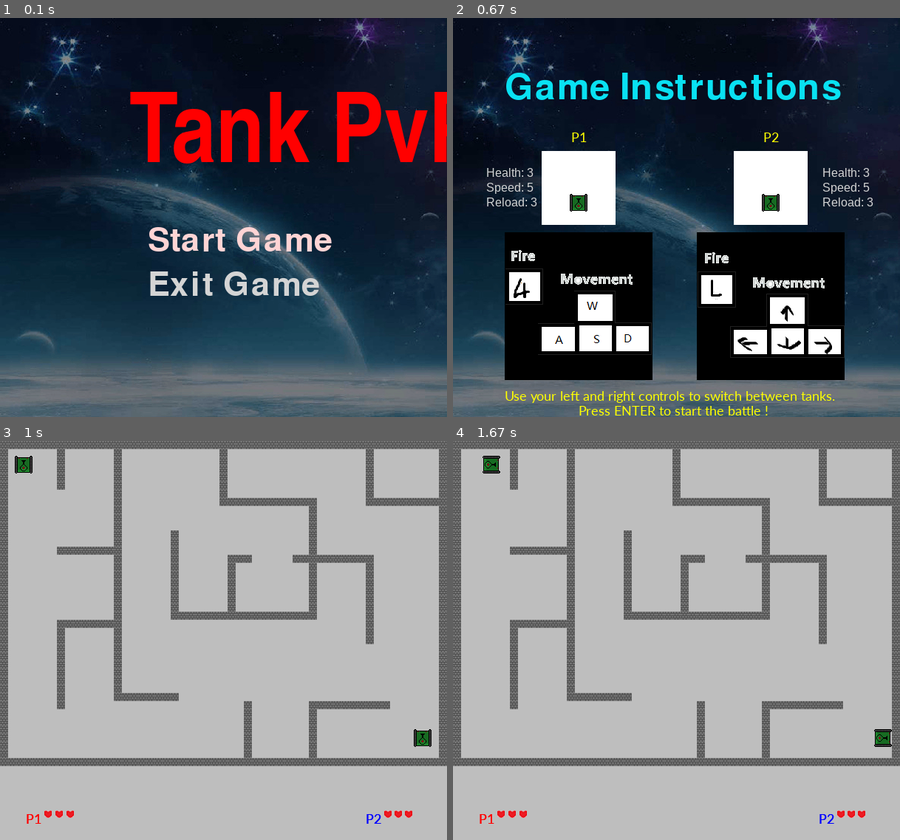
Above: before the commit, frames 1-4 (two rows, left to right).
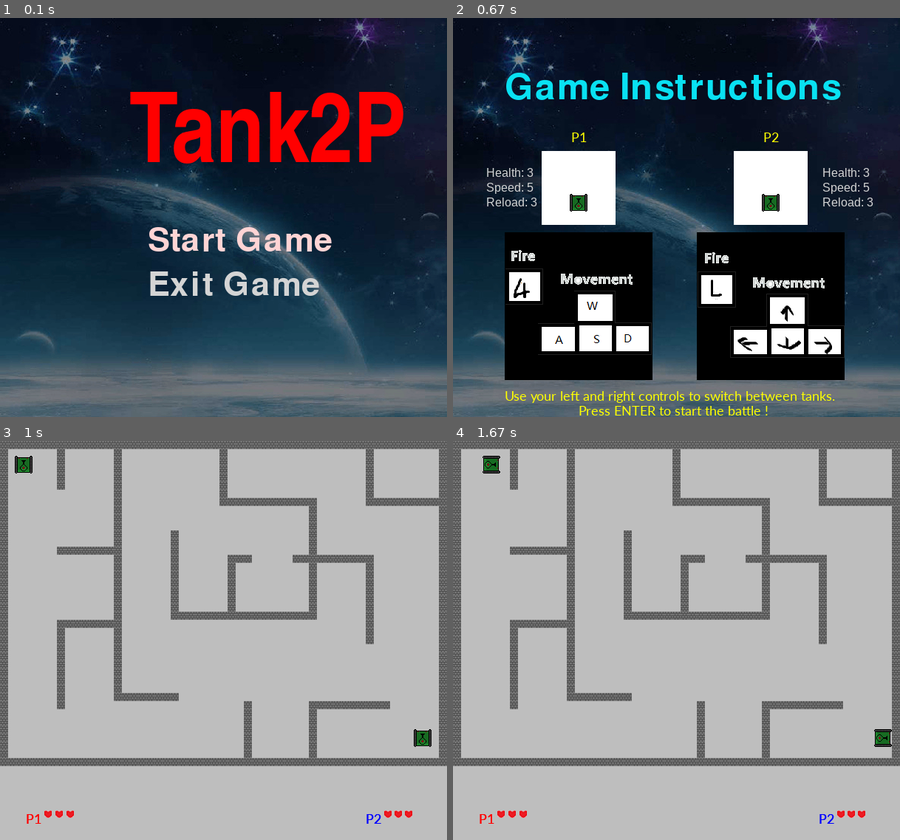
Above: after the commit, the same moments.

Repository: ThanhVu2702/Project_Pygame_Nhom18
Game: pygame game, started from ProJect_Pygame_Nhom18/BangBang/tank-game-master/TankPvP.py
The game is run twice, just before and just after one commit, with the same random seed, the same clock (stepped at 60 frames per second) and the same inputs.
Inputs:
- Up to frame 1 (0.1 s): no input
- Up to frame 2 (0.67 s): click "Start Game" at 0.38 s
- Up to frame 3 (1 s): tap Enter at 0.67 s
- Up to frame 4 (1.67 s): hold A 1-1.47 s; hold Right 1-1.47 s; hold Right from 1.5 s (still down); hold D from 1.5 s (still down)

The runs differ from the first frame. In frame 1, 2.7% of the frame differs, in the area x 69-100%, y 18-37%; in frame 2, nothing differs; in frame 3, nothing differs; in frame 4, nothing differs.

Commit message:
update chu thich fix loi crazy tank

Diff:
--- a/ProJect_Pygame_Nhom18/BangBang/CrazyTank.py
+++ b/ProJect_Pygame_Nhom18/BangBang/CrazyTank.py
@@ -44,7 +44,8 @@
 # set up các vật thể & tính điểm, cộng điểm khi nhặt được hộp quà
 def update():
     global diem, ket_thuc
-
+    if ket_thuc:  # Không cập nhật nếu game đã kết thúc
+        return
     # Tăng tốc độ rơi của thiên thạch dựa vào điểm mà player đang có
     item.y = item.y + 2 + diem / 4
     rock.y = rock.y + 2 + diem / 4
--- a/ProJect_Pygame_Nhom18/BangBang/main.py
+++ b/ProJect_Pygame_Nhom18/BangBang/main.py
@@ -3,11 +3,11 @@
 from PyQt5.QtWidgets import QApplication, QWidget, QLabel, QPushButton
 from PyQt5.QtCore import pyqtSlot
 import subprocess
-#import thư viện pygame để chạy nhạc nền
+
+# Thêm thư viện pygame để phát nhạc
 import pygame
 
 class App(QWidget):
-#khởi tạo cửa sổ ứng dụng với tiêu đề, kích thước và vị trí cụ thể
     def __init__(self):
         super().__init__()
         self.title = 'PROJECT PYGAME NHÓM 18'
@@ -17,19 +17,9 @@
         self.height = 410
         self.initUI()
 
-
-
     def initUI(self):
         self.setWindowTitle(self.title)
         self.setGeometry(self.left, self.top, self.width, self.height)
-
-        # Phát nhạc khi mở game
-        pygame.init()
-        pygame.mixer.init()
-        sound = pygame.mixer.Sound('ProJect_Pygame_Nhom18/BangBang/sounds/musicbg.wav')
-
-        sound.set_volume(0.5)
-        sound.play()
 
         # Tạo label hiển thị hình ảnh
         label = QLabel(self)
@@ -37,36 +27,40 @@
         label.setPixmap(pixmap)
         label.setGeometry(0, 0, self.width, self.height)
 
-        # Tạo 2 button, mỗi button là 1 game
+        # Phát nhạc khi mở game
+        pygame.init()
+        pygame.mixer.init()
+        self.sound = pygame.mixer.Sound('ProJect_Pygame_Nhom18/BangBang/sounds/musicbg.wav')
+        self.sound.set_volume(0.5)
+        self.sound.play()
 
+        # Tạo 3 button, mỗi button là 1 game
         btn1 = QPushButton('Tank PvP', self)
-        btn1.move(90, 370) #đặt nút btn1 ở vị trí có tọa độ x: 230 và y: 350 trên cửa sổ giao diện
-        btn1.clicked.connect(self.on_click_mode1)
+        btn1.move(90, 370)
+        btn1.clicked.connect(self.on_click_game)
 
         btn2 = QPushButton('Crazy Tank', self)
-        btn2.move(300, 370) #đặt nút btn2 ở vị trí có tọa độ x: 380 và y: 350 trên cửa sổ giao diện
-        btn2.clicked.connect(self.on_click_mode2)
+        btn2.move(300, 370)
+        btn2.clicked.connect(self.on_click_game)
 
-        # Tạo button thoát
-        btn_exit = QPushButton('Thoát', self)
-        btn_exit.move(510, 370) #đặt nút exit ở vị trí có tọa độ x: 230 và y: 350 trên cửa sổ giao diện
-        btn_exit.clicked.connect(self.on_click_exit)
+        btn3 = QPushButton('Thoát', self)
+        btn3.move(510, 370)
+        btn3.clicked.connect(self.on_click_exit)
 
         self.show()
 
-    #click vào button Tank PvP để chạy TankPvP.py
     @pyqtSlot()
-    def on_click_mode1(self):
-        subprocess.run(['python', 'ProJect_Pygame_Nhom18/BangBang/tank-game-master/TankPvP.py'])
-
-    #click vào button Crazy Tank để chạy game CrazyTank.py
-    @pyqtSlot()
-    def on_click_mode2(self):
-        subprocess.run(['python', 'ProJect_Pygame_Nhom18/BangBang/CrazyTank.py'])
+    def on_click_game(self):
+        self.sound.stop()
+        sender = self.sender()
+        if sender.text() == 'Tank PvP':
+            subprocess.run(['python', 'ProJect_Pygame_Nhom18/BangBang/tank-game-master/TankPvP.py'])
+        elif sender.text() == 'Crazy Tank':
+            subprocess.run(['python', 'ProJect_Pygame_Nhom18/BangBang/CrazyTank.py'])
 
     @pyqtSlot()
     def on_click_exit(self):
-        # Thoát chương trình
+        self.sound.stop()
         QApplication.quit()
 
 if __name__ == '__main__':
--- a/ProJect_Pygame_Nhom18/BangBang/tank-game-master/TankPvP.py
+++ b/ProJect_Pygame_Nhom18/BangBang/tank-game-master/TankPvP.py
@@ -1,206 +1,85 @@
-#Bowen Xue, Jason Zhang
-#ICS3U1-03
-#Mr.Cope
-#2017-6-4
-
-#Tank o' Duel.py
-#A 2-player bird’s eye view game featuring tanks.
-
-#Pseduocode:
-#Due to the size of the project, we broke each stage of the game into individual functions. It is also easier to
-#explain and comment. Pseudocode for each function are shown below the function.
-#The general pseudocode for our game is:
-#import pygame, random, and time
-#initalize pygame
-#initalize pygame mixer for sounds and music
-#intialize color
-#creat variables = pygame.fonts, they will used for rendering texts
-#create a screen
-#screate background
-#load sounds, set a list = [music pieces]
-#load tiles for maps, set a map list=[map1,2,3]
-#load tank images that will be used, put them in lists
-#create present spawnpoints
-#create a sprite group called players
-#create player, give constant attributes: player.direction, player.controls, player.rect
-#players.add(the player sprites created)
-#create a walls group and a bulletgroup
-#create variables that will be used to control functions and loops action
-#write a score file if there is one
-#while mainloop is going:
-#   set fps = clock.tick(30)
-#   calls gamemenufucntion:
-#       load correct music fromt the musicList
-#       play music
-#       render titles
-#       while true:
-#
-#           blit menu image
-#           blit titles
-#           track mouse positions, store them into variabels
-#           for events happening:
-#               if mousePos is over play game title:
-#                   underline the title
-#           elif mouse is over exitg game title:
-#               underline the title
-#           if user clicks play game title:
-#               this function terminates
-#               stop playing music
-#           elif user clicks exit game, or closes the game:
-#               this funciton terminates, set false to all other variables that control funcitons and mainloop
-#               stop playing music
-#
-#   calls selectionScreen:
-#       load music
-#       play music
-#       render titles
-#       while true:
-#           blit images and titles
-#           ask user to navigate through the tank selection using left and right controls
-#           if user presses right or left:
-#               change the current tank image, update & blit stats,
-#           elif user presses enter:
-#               the current model of the tanks shown is user's chosen one
-#               add changable player sprite attributes: player.health, player.speed, player.reloadtimer
-#               prepare a map by picking 1 from the mapLists
-#               function terminates, stop playing music
-#           elif user closes the game:
-#               this funciton terminates, set false to all other variables that control funcitons and mainloop
-#               stop playing music
-#
-#   calls battleScreen:
-#       set timer for bullets
-#       load music
-#       play music
-#       while True:
-#
-#           calls the player movement function
-#           for events happening:
-#
-#               if players are shooting:
-#                   create a bullet sprite and add it to bulletgroup
-#                   play the shooting sound
-#               elif user closes the game:
-#                   this function terminates
-#                   set false to other variables that controls other functions and loops
-#                   stop playing music
-#                   game terminates
-#               for everbullet in the group:
-#                   if they hit one the players:
-#                       player.health decrease by one
-#                       play the exploding sound
-#                       respawn the player
-#                   elif bullet hit a bullet:
-#                       remove each other
-#                       play the exploding sound
-#                   elif bullet hit a wall:
-#                       remove the bullet
-#                       play the exploding sound
-#               blit background, map, player, and bullets
-#               if one player.health is now 0:
-#                   this function terminates
-#                   calls the end function
-#                   stops playing music
-#   endfunction called:
-#       load music
-#       play music
-#       read the scores, store it into a dictionary
-#       checks whos the winner
-#       winner gets plus one score
-#       write the score into the file, update the dictionary
-#       render titles
-#       while true:
-#           render score
-#           blit background image, blit titles, blit scores
-#           for events happening:
-#               if user preses enter:
-#                   stop playing music
-#                   this function terminates
-#                   function will reset variables and stats at the end of the function, rewrite the scores
-#               elif user presses r:
-#                   reset score
-#               elif user closes the program:
-#                   stop playing music
-#                   this function terminates
-#                   game terminates
-#
-#if main loop has ended:
-#   game terminates
-
 import pygame
 from pygame.locals import *
 import random
 import time
+pygame.init()
 
 
 def writeScorefile():
-    #writes a empty score CVS file
-    '''
-    parameters: None
-    return: None, although a cvs file will be return
-    using try method to test if there is score file read to open
-    if yes, set a variable to tru
-    finally at the end, if variable is false, write a file, if true function ends
+    # mô tả về việc tạo ra một tệp CSV
+    '''
+   Trước tiên, bạn sẽ kiểm tra xem đã có tệp tin điểm số nào tồn tại hay chưa. Bạn có thể làm việc đó bằng cách thử mở tệp tin đó ra.
+   Nếu không mở được tệp, tức là tệp đó không tồn tại và bạn cần tạo một tệp mới.
+   Trong trường hợp này, bạn sẽ tạo một tệp CSV mới và thiết lập tiêu đề cho nó, chẳng hạn như "Tên người chơi, Điểm số".
+   Sau khi tiêu đề đã được viết vào tệp, công việc của bạn coi như hoàn thành.
+   Nếu tệp tin điểm số đã tồn tại, kết thúc quy trình kiểm tra.
     '''
     haveOne = False
-    try:                                #program will try to open this file
-        open('BangBang/tank-game-master/BangTinhDiem.txt', 'r')
+    try:                                #Chương trình sẽ mở tệp tin này
+        open('ProJect_Pygame_Nhom18/BangBang/tank-game-master/BangTinhDiem.txt', 'r')
         haveOne = True
     finally:
-        if not haveOne:                 #if there is no file, write one
+        if not haveOne:                 #Nếu không có tệp tin, chương trình sẽ tạo một tệp mới
 
             scores = open('BangTinhDiem.txt', 'w')
             scores.write('1,0' + '\n')
             scores.write('2,0' + '\n')
             scores.close()
             scoredata = {}
-
+        '''
+        Chương trình sẽ mở một tệp tin mới có tên là 'BangTinhDiem.txt' ở chế độ viết ('w').
+        Sau đó, chương trình sẽ ghi vào tệp tin hai dòng, mỗi dòng chứa một số thứ tự và điểm số, cách nhau bởi dấu phẩy.
+        Cuối cùng, chương trình sẽ đóng tệp tin đó và khởi tạo một từ điển rỗng tên là scoredata để lưu trữ dữ liệu.
+        '''
 def player_classes(option,player):
-    #changes the classes of tanks for each player based on their selection
-    '''
-    parameter: player1 or 2, the option they chose
-    return nothing, but player.sprite attributes are added
-    checks which tank class the user has chosen, adds attributes accordingly
-    '''
-    if option == 0: #tank 1 has a quicker shooting speed and moves faster, but has less hp
-        player.cooldown = 10
+    #Chọn xe tăng
+    '''
+    Tham số: player1 hoặc player2, tuỳ chọn mà họ đã chọn.
+    Không trả về giá trị gì, nhưng những thuộc tính player.sprite được thêm vào.
+    Kiểm tra loại xe tăng mà người dùng đã chọn và thêm các thuộc tính tương ứng.
+    '''
+    if option == 0: #Xe tăng 1 có tốc độ bắn nhanh hơn và di chuyển nhanh hơn, nhưng có lượng máu thấp hơn:
+
+        player.cooldown = 10 #Giảm cooldown để bắn nhanh hơn
         player.health = 3
         player.speed = 5
-        player.pics = ver1
-        player.image = ver1[0]
-
-    elif option == 1: #shoots slower, moves slower, but has more hp
-        player.cooldown = 30
-        player.health = 5
+        player.pics = ver1 # ảnh dùng cho xe tăng loại 1
+        player.image = ver1[0] # Ảnh hiển thị đầu tiên cho xe tăng loại 1
+
+    elif option == 1: #tốc độ bắn và di chuyển chậm, nhưng nhiều máu
+        player.cooldown = 25
+        player.health = 6
         player.speed = 3
         player.pics = ver2
         player.image = ver2[0]
 
 def movement(player):
-    #this function is for movement, works with both players
-    #the sprites class from pygame makes this possible, saving space and processing power
-    '''
-    :param player: player1 or player2,
-    :return: nothing, but moves the player sprites around the map
-    moving:
-    depending on the keys set for movement on the player sprite, if
-    one of those keys are pressed, the left or top of the sprite object is incremented at
-    the specified speed, based on their tank class. The direction of the player is set based on the key pressed,
-    and the image of the sprite changes to match the movement.
-
-    collision detection:
-    if the sprite collides with anything in the "players" sprite group or any of the wall tiles on the map,
-    depending on the direction of the sprite at that moment, the position of its left or top value is decremented by its
-    speed value, basically making the tank stay in place when it collides with another player or the walls.
+    #Hàm này dùng để di chuyển, có thể áp dụng cho cả hai người chơi.
+    #Lớp sprites từ pygame làm điều này có thể, tiết kiệm không gian và sức mạnh xử lý.
+    '''
+    :param player: player1 hoặc player2,
+    :return: không trả về gì, nhưng giúp di chuyển các sprite của người chơi quanh bản đồ.
+    Di chuyển:
+    Tùy thuộc vào các phím được thiết lập cho di chuyển trên sprite của người chơi,nếu
+    một trong những phím đó được bấm, giá trị left hoặc top của đối tượng sprite sẽ được tăng lên
+    với tốc độ nhất định, dựa vào lớp xe tăng của họ. Hướng di chuyển của người chơi được thiết lập dựa trên phím được bấm,
+    và hình ảnh của sprite thay đổi để phù hợp với chuyển động.
+
+    Nhận diện va chạm:
+    Nếu sprite va chạm với bất cứ thứ gì trong nhóm sprite "players" hoặc với các khối tường trên bản đồ,
+    tùy thuộc vào hướng của sprite lúc đó, vị trí giá trị left hoặc top của nó sẽ được giảm đi bằng
+    với giá trị tốc độ, cơ bản là khiến cho chiếc xe tăng đứng yên khi nó va chạm với người chơi khác hoặc tường.
     '''
     key = pygame.key.get_pressed()
-    #this is so that the sprite keeps moving when the user holds the key
+    #tạo ra một cơ chế di chuyển liên tục cho sprite mà không bị gián đoạn khi người chơi giữ phím
+    # đồng thời đề cập đến cách xử lý va chạm để ngăn sprite không di chuyển qua các vật thể khác.
 
 
     if key[player.keys[0]]:
-        player.rect.left -= player.speed
-        player.direction = 'left'
-        player.image = player.pics[3]
+        player.rect.left -= player.speed # Di chuyển sprite sang trái theo tốc độ đã định
+        player.direction = 'left' # Cập nhật hướng di chuyển của sprite
+        player.image = player.pics[3] # Cập nhật hình ảnh của sprite để phản ánh hướng di chuyển sang trái
+
 
     elif key[player.keys[1]]:
         player.rect.left += player.speed
@@ -219,9 +98,11 @@
 
 
     if len(pygame.sprite.spritecollide(player,players,False))> 1 or pygame.sprite.spritecollide(player,walls,False):
-    #since "player" itself is part of the players sprite group, we check to see if the len of the collision is
-    #greater than 1, meaning that it has collided with the other player. The collidelist will return -1 if it
-    #has nothing, so if the returned value isnt -1, it has hit a wall tile.
+    #trương hợp "player" - đối tượng người chơi - nằm trong nhóm sprite "players"
+    #chúng ta cần kiểm tra xem có va chạm với đối tượng khác trong nhóm hay không bằng cách xem độ dài của danh sách va chạm có lớn hơn 1 không.
+    #Điều này có nghĩa là đã có va chạm với một "player" khác.
+    #Hàm collidelist sẽ trả về -1 nếu không có va chạm nào, vậy nên, nếu giá trị trả về không phải là -1, điều đó cho biết "player" đã va chạm vào một khối "wall tile".
+
 
         if player.direction == 'left':
             player.rect.left += player.speed
@@ -233,24 +114,22 @@
             player.rect.top -= player.speed
 
 def drawPlayerHealth(player):
-    #updates and draws the player health while in battle mode
-    '''
-    parameter: which player, 1&2
-    return: nothing, but update varibales and blit health images
-    using a forloop in the range of player's health, for each health point, a heart will be drawn.
-    position of hearts changes according to which player,
-    if it's player1, hearts will be drawn in the left bottom side of the screen
-    if it's player2, hearts will be drawn in the right bottom side of the screen
-    '''
-    healthimage = pygame.image.load('BangBang/tank-game-master/health2.png')
-
-    p1healthpos = [60, 500]                                 #inital position of player 1 health bars/hearts
+    #Hàm này cập nhật và vẽ số máu của người chơi khi ở chế độ chiến đấu
+    '''
+    Sử dụng một vòng lặp for trong khoảng của lượng máu còn lại của người chơi, mỗi điểm máu sẽ được vẽ một trái tim.
+   - Vị trí của các trái tim thay đổi tùy thuộc vào người chơi nào,
+   - Nếu là người chơi 1, các trái tim sẽ được vẽ ở góc dưới bên trái của màn hình.
+   - Nếu là người chơi 2, các trái tim sẽ được vẽ ở góc dưới bên phải của màn hình.
+    '''
+    healthimage = pygame.image.load('ProJect_Pygame_Nhom18/BangBang/tank-game-master/blood.png')
+
+    p1healthpos = [60, 500]                                 #Vị trí ban đầu của trái tim của người chơi 1
     p1title = my_font4.render('P1', True, (255,0,0))
     p2healthpos = [520,500]
-    p2title = my_font4.render('P2', True, (0,0,255))        #intial postion of player 2 health bars/hearts
-
-    screen.blit(p1title, (35, 500))
-    screen.blit(p2title, (495, 500))
+    p2title = my_font4.render('P2', True, (0,0,255))        #Vị trí ban đầu của trái tim của người chơi 2
+
+    screen.blit(p1title, (35, 500)) # vị trí player1 được đặt lúc vô trận, tọa độ x là 35 và y là 500 trên màn hình, thường thì đây là góc dưới bên trái.
+    screen.blit(p2title, (495, 500)) # Khi giá trị của tọa độ x tăng, đối tượng di chuyển sang bên phải; tọa độ y tăng,di chuyển xuống dưới.
     for c in range(player.health):
         if player == player1:
             screen.blit(healthimage,p1healthpos)
@@ -258,7 +137,12 @@
         else:
             screen.blit(healthimage, p2healthpos)
             p2healthpos[0] += 14
-
+    '''
+    - Nếu player là player1, máu được vẽ tại vị trí p1healthpos trên màn hình.
+      Với mỗi lần máu được đặt tọa độ x (vị trí ngang) của p1healthpos tăng lên 15, điều này đảm bảo rằng cục máu tiếp theo
+      sẽ được đặt ngay cạnh nhau mà không chồng lấn lên biểu tượng trước đó.
+
+    '''
 
 def bullet(player):
     #function that generate a bullet sprite, sets the size, color, and bullet's postion
@@ -347,8 +231,9 @@
     pygame.mixer.music.set_volume(0.4)
     pygame.mixer.music.play(-1)
 
-    Title = my_font.render('Tank PvP', True, (255, 0, 0)) #màu đỏ
-    text_rect = Title.get_rect()
+
+    Title = my_font.render('Tank2P', True, (255, 0, 0)) #màu đỏ
+    text_rect = Title.get_rect(center=(screen.get_width() / 2, screen.get_height() / 4))  # giả sử bạn muốn chữ ở vị trí y = 100
 
     # Vẽ dòng chữ lên màn hình
     screen.blit(Title, text_rect)
@@ -432,8 +317,8 @@
     Opt1 = 0
     Opt2 = 0                                   #Opt1 for player1 options, Opt2 for player 2 options
 
-    instructionP1 = pygame.image.load('BangBang/tank-game-master/instruction2.png')           #pics with player controls, help users learn the controls of their tanks
-    instructionP2 = pygame.image.load('BangBang/tank-game-master/instruction1.png')
+    instructionP1 = pygame.image.load('ProJect_Pygame_Nhom18/BangBang/tank-game-master/instruction2.png')           #pics with player controls, help users learn the controls of their tanks
+    instructionP2 = pygame.image.load('ProJect_Pygame_Nhom18/BangBang/tank-game-master/instruction1.png')
 
     Title = my_font3.render('Game Instructions', True, (9,225,242))
     p1Title = my_font4.render('P1', True, (255,255,0)) #chữ màu vàng nền trong suốt
@@ -621,7 +506,7 @@
     bulletgroup.empty()     #delete all remaining bullets
     walls.empty()               #delete tiles since map will be redrawn
 
-    scores = open('BangBang/tank-game-master/BangTinhDiem.txt', 'r')
+    scores = open('ProJect_Pygame_Nhom18/BangBang/tank-game-master/BangTinhDiem.txt', 'r')
     for l in scores:
         dataFields = l.split(',')
         dataFields[-1] = dataFields[-1].strip('\n')
@@ -637,7 +522,7 @@
             WinnerTitle = my_font2.render('PLAYER 2 WINS', True, (212,212,212))
             scoredata['2'] +=1
 
-    scores = open('BangBang/tank-game-master/BangTinhDiem.txt', 'w')
+    scores = open('ProJect_Pygame_Nhom18/BangBang/tank-game-master/BangTinhDiem.txt', 'w')
     scores.write('1,' + str(scoredata['1']) + '\n')         #record the win
     scores.write('2,' + str(scoredata['2']) + '\n')
     scores.close()
@@ -675,7 +560,7 @@
                     scoredata['1'] = 0        #reset the scores if one player gets mad and wants to restart all over
                     scoredata['2'] = 0
 
-    scores = open('BangBang/tank-game-master/BangTinhDiem.txt', 'w')
+    scores = open('ProJect_Pygame_Nhom18/BangBang/tank-game-master/BangTinhDiem.txt', 'w')
     scores.write('1,' + str(scoredata['1']) + '\n')
     scores.write('2,' + str(scoredata['2']) + '\n')         #final recording and updating just to be safe
     scores.close()
@@ -696,29 +581,29 @@
 
 size = (605, 540)
 screen = pygame.display.set_mode(size)
-screenPIC = pygame.image.load('BangBang/tank-game-master/anhnen.png')
+screenPIC = pygame.image.load('ProJect_Pygame_Nhom18/BangBang/tank-game-master/anhnen.png')
 pygame.display.set_caption("Tank Moba PvP")              #screen setup
 background = pygame.Surface(size)
 background = background.convert()
 background.fill(colours['grey']) #màu nền của map trong game
 
-explode = pygame.mixer.Sound('BangBang/tank-game-master/explosion.ogg')
-shoot = pygame.mixer.Sound('BangBang/tank-game-master/fire.ogg')          #sound effects and music
-musicList = ['BangBang/tank-game-master/menuSong.ogg','BangBang/tank-game-master/selectSong.ogg','BangBang/tank-game-master/battleSong.ogg','BangBang/tank-game-master/endSong.ogg']
-
-maps = ['BangBang/tank-game-master/map1.txt', 'BangBang/tank-game-master/map2.txt', 'BangBang/tank-game-master/map3.txt']
-tiles = pygame.image.load('BangBang/tank-game-master/tile.png')
-
-explosion = pygame.image.load('BangBang/tank-game-master/maybe.png')
-imageUp_v1 = pygame.image.load('BangBang/tank-game-master/ver1 up.png')
-imageDown_v1 = pygame.image.load('BangBang/tank-game-master/ver1 down.png')
-imageRight_v1 = pygame.image.load('BangBang/tank-game-master/ver1 right.png')     #load images for the tanks
-imageLeft_v1 = pygame.image.load('BangBang/tank-game-master/ver1 left.png')
-
-imageUp_v2 = pygame.image.load('BangBang/tank-game-master/ver2 up.png')
-imageDown_v2 = pygame.image.load('BangBang/tank-game-master/ver2 down.png')
-imageRight_v2 = pygame.image.load('BangBang/tank-game-master/ver2 right.png')
-imageLeft_v2 = pygame.image.load('BangBang/tank-game-master/ver2 left.png')
+explode = pygame.mixer.Sound('ProJect_Pygame_Nhom18/BangBang/tank-game-master/explosion.ogg')
+shoot = pygame.mixer.Sound('ProJect_Pygame_Nhom18/BangBang/tank-game-master/fire.ogg')          #sound effects and music
+musicList = ['ProJect_Pygame_Nhom18/BangBang/tank-game-master/menuSong.ogg','ProJect_Pygame_Nhom18/BangBang/tank-game-master/selectSong.ogg','ProJect_Pygame_Nhom18/BangBang/tank-game-master/battleSong.ogg','BangBang/tank-game-master/endSong.ogg']
+
+maps = ['ProJect_Pygame_Nhom18/BangBang/tank-game-master/map1.txt', 'ProJect_Pygame_Nhom18/BangBang/tank-game-master/map2.txt', 'ProJect_Pygame_Nhom18/BangBang/tank-game-master/map3.txt']
+tiles = pygame.image.load('ProJect_Pygame_Nhom18/BangBang/tank-game-master/tile.png')
+
+explosion = pygame.image.load('ProJect_Pygame_Nhom18/BangBang/tank-game-master/vuno.png')
+imageUp_v1 = pygame.image.load('ProJect_Pygame_Nhom18/BangBang/tank-game-master/ver1 up.png')
+imageDown_v1 = pygame.image.load('ProJect_Pygame_Nhom18/BangBang/tank-game-master/ver1 down.png')
+imageRight_v1 = pygame.image.load('ProJect_Pygame_Nhom18/BangBang/tank-game-master/ver1 right.png')     #load images for the tanks
+imageLeft_v1 = pygame.image.load('ProJect_Pygame_Nhom18/BangBang/tank-game-master/ver1 left.png')
+
+imageUp_v2 = pygame.image.load('ProJect_Pygame_Nhom18/BangBang/tank-game-master/ver2 up.png')
+imageDown_v2 = pygame.image.load('ProJect_Pygame_Nhom18/BangBang/tank-game-master/ver2 down.png')
+imageRight_v2 = pygame.image.load('ProJect_Pygame_Nhom18/BangBang/tank-game-master/ver2 right.png')
+imageLeft_v2 = pygame.image.load('ProJect_Pygame_Nhom18/BangBang/tank-game-master/ver2 left.png')
 
 ver1 = [imageUp_v1,imageDown_v1,imageRight_v1,imageLeft_v1]
 ver2 = [imageUp_v2,imageDown_v2,imageRight_v2,imageLeft_v2]
Renamed: ProJect_Pygame_Nhom18/BangBang/tank-game-master/health2.png -> ProJect_Pygame_Nhom18/BangBang/tank-game-master/blood.png
Renamed: ProJect_Pygame_Nhom18/BangBang/tank-game-master/maybe.png -> ProJect_Pygame_Nhom18/BangBang/tank-game-master/vuno.png
